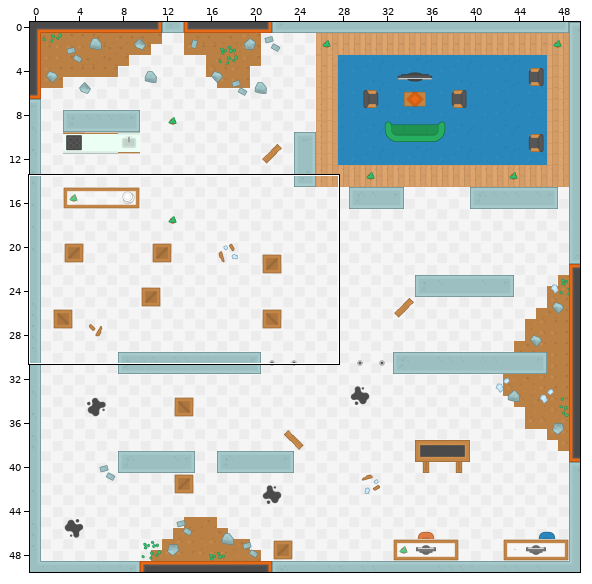
Level history. Tiled map: Brainstein/assets/tilemaps/laboratorio.tmx. Above, an overview of the earlier version with the close-up marked.
Close-up. Earlier state:
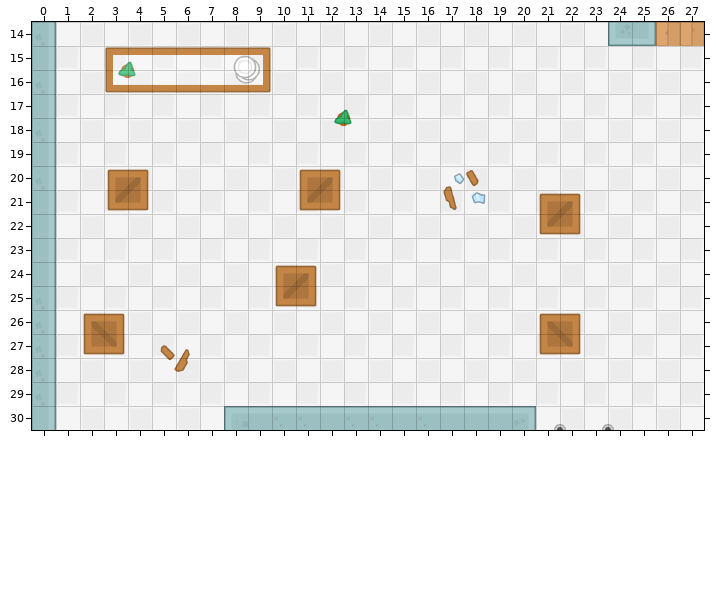
Cells are 64x64 px. Shown: x 0..27, y 14..30. The commit also changed other parts of the map, which this record leaves out.
The same view after the edit:
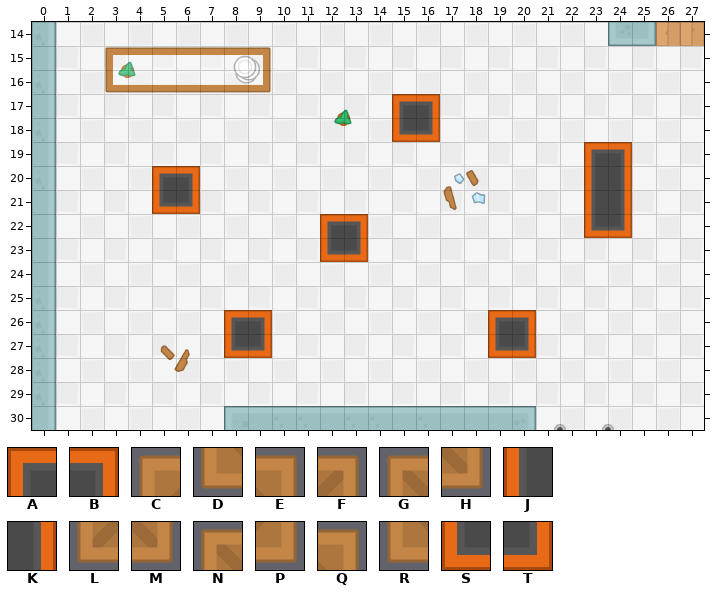
Key: from "tilesheet_complete_2X": A 446, B 449, C 472, D 472 turned 270, E 472 turned 90, F 473, G 473 turned 270, H 473 turned 90, J 500, K 503, L 526, M 526 turned 270, N 526 turned 90, P 527, Q 527 turned 270, R 527 turned 90, S 608, T 611.
_ is an empty cell.
Change:
Layer "collisionLayer":
Tile A is added in row 17 at x 15; in row 19 at x 23; in row 20 at x 5; in row 22 at x 12; in row 26 at x 8 and 19.
Tile B is added in row 17 at x 16; in row 19 at x 24; in row 20 at x 6; in row 22 at x 13; in row 26 at x 9 and 20.
Tile J is added in rows 20 to 21 at x 23.
Tile K is added in rows 20 to 21 at x 24.
Tile S is added in row 18 at x 15; in row 21 at x 5; in row 22 at x 23; in row 23 at x 12; in row 27 at x 8 and 19.
Tile T is added in row 18 at x 16; in row 21 at x 6; in row 22 at x 24; in row 23 at x 13; in row 27 at x 9 and 20.
The author cleared tile C in row 20 at x 3 and 11; in row 21 at x 21; in row 24 at x 10.
The author cleared tile D in row 27 at x 21.
The author cleared tile E in row 26 at x 3.
The author cleared tile F in row 20 at x 4 and 12; in row 21 at x 22; in row 24 at x 11.
The author cleared tile G in row 26 at x 21.
The author cleared tile H in row 27 at x 3.
The author cleared tile L in row 21 at x 3 and 11; in row 22 at x 21; in row 25 at x 10.
The author cleared tile M in row 27 at x 22.
The author cleared tile N in row 26 at x 2.
The author cleared tile P in row 21 at x 4 and 12; in row 22 at x 22; in row 25 at x 11.
The author cleared tile Q in row 26 at x 22.
The author cleared tile R in row 27 at x 2.
